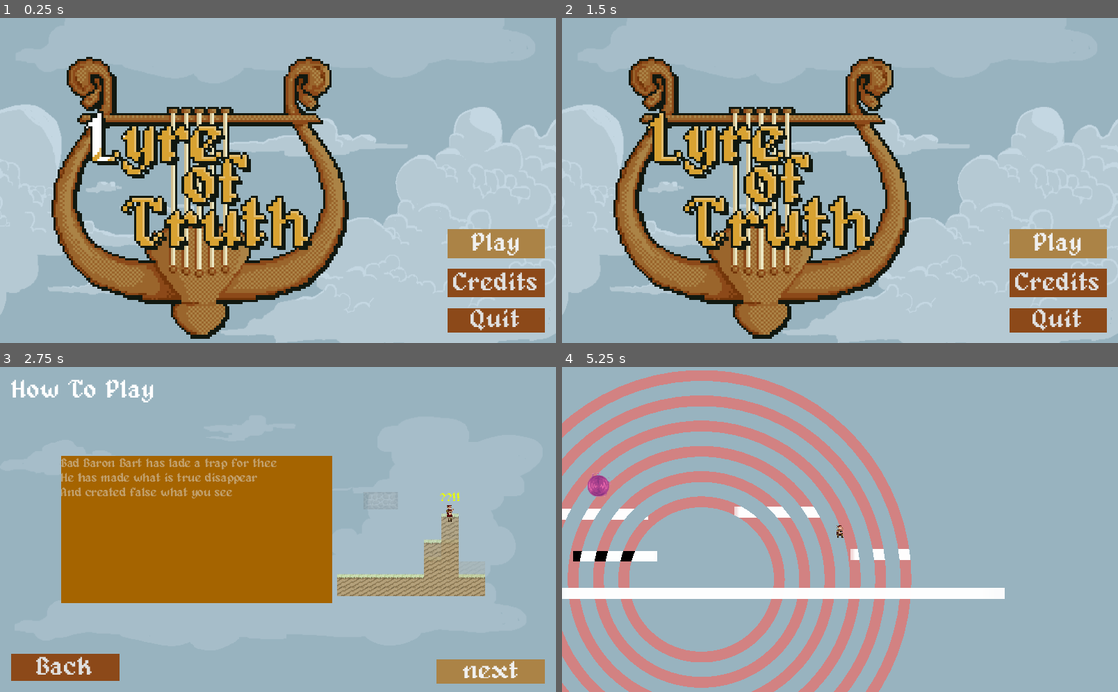
Above: before the commit, frames 1-4 (two rows, left to right).
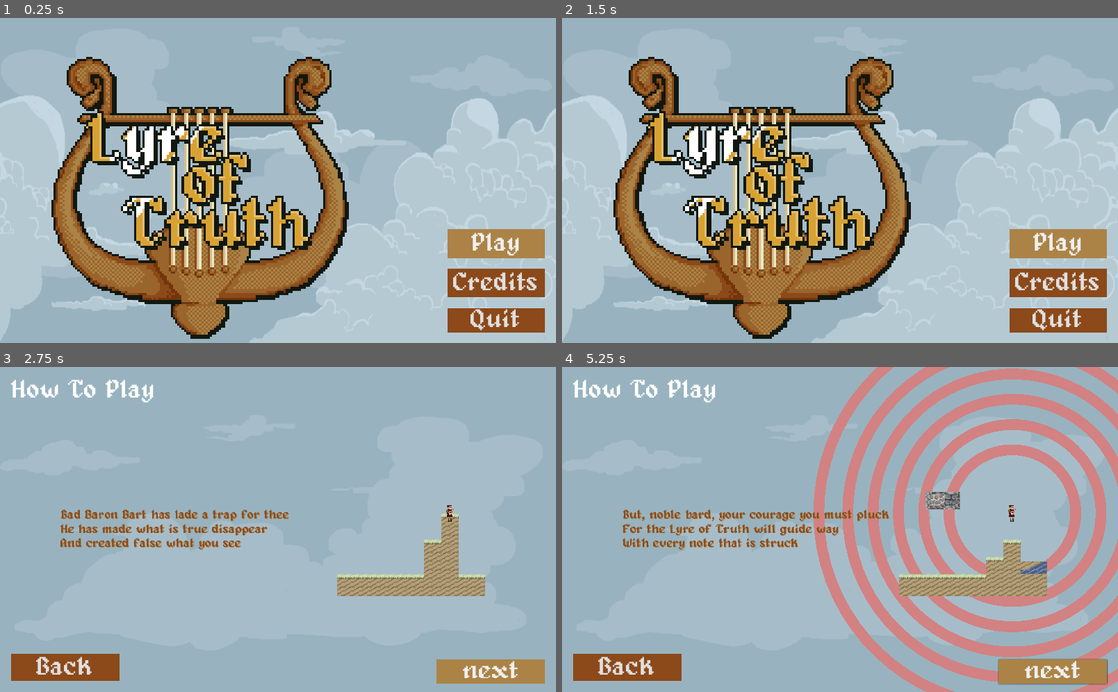
Above: after the commit, the same moments.

Repository: jhlothamer/CommunityGameJam_TheGameIsALiar
Game: Godot game, scene res://scenes/title/title.tscn
The game is run twice, just before and just after one commit, with the same random seed, the same clock (stepped at 60 frames per second) and the same inputs.
Inputs:
- Up to frame 1 (0.25 s): no input
- Up to frame 2 (1.5 s): click "Play" at 0.5 s; click "Back" at 1.25 s
- Up to frame 3 (2.75 s): click "Play" at 2 s
- Up to frame 4 (5.25 s): click "next" at 2.75 s; click "Play" (after the commit: "next") at 3.5 s; hold Right (move_right) from 4.28 s (still down); tap Space (reveal_ping) at 4.35 s; tap Up (jump) at 4.52, 4.55, 4.82, 5.1 s

The runs differ from the first frame. In frame 1, 5.1% of the frame differs, in the area x 0-100%, y 23-100%; in frame 2, 4.8%; in frame 3, 22%; in frame 4, 44%, in the area x 0-100%, y 0-100%.

Commit message:
fix title logo animation, tweak how-to-play

Diff:
--- /dev/null
+++ b/game/assets/styles/button_hover.tres
@@ -0,0 +1,4 @@
+[gd_resource type="StyleBoxFlat" format=2]
+
+[resource]
+bg_color = Color( 0.894118, 0.745098, 0.439216, 1 )
--- a/game/scenes/howToPlay/howToPlayPart1.gd
+++ b/game/scenes/howToPlay/howToPlayPart1.gd
@@ -2,34 +2,65 @@
 
 var invisible_layer
 var fake_layer
+
+
+var current_part : int = 1
 
 var is_done : bool = false
 
 var invisible_tile_material = preload("res://assets/shaders/revealMaterial.tres")
 var fake_tile_material = preload("res://assets/shaders/revealFakeMaterial.tres")
 
+var color_visible : Color = Color(1.0,1.0,1.0,1.0)
+var color_invisible : Color = Color(1.0,1.0,1.0,0.0)
+
 # Called when the node enters the scene tree for the first time.
 func _ready():
 	invisible_layer = $howToPlay1/invisible
 	fake_layer = $howToPlay1/fake
+	fake_layer.modulate = color_invisible
 
+
+func next():
+	match current_part:
+		1:
+			part1()
+		2:
+			part2()
+		3:
+			part3()
+		4:
+			part4()
+			is_done = true
+
+func _on_pingTimer_timeout():
+	$player.reveal_ping()
+
+func part1():
+	current_part += 1
 	var duration = 4.0
 	$Tween.interpolate_property(invisible_layer, "modulate", Color(1.0,1.0,1.0,1.0), Color(1.0,1.0,1.0,0.0), duration, Tween.TRANS_LINEAR, Tween.EASE_IN_OUT)
 	$Tween.interpolate_property(fake_layer, "modulate", Color(1.0,1.0,1.0,0.0), Color(1.0,1.0,1.0,1.0), duration, Tween.TRANS_LINEAR, Tween.EASE_IN_OUT)
 	$Tween.start()
-	$player.start_alarm()
+	#$player.start_alarm()
 
-func next():
+func part2() :
+	current_part += 1
 	$Tween.stop_all()
-	$instructions.text = "But fear not, noble bard, your courage you must pluck\r\nFor the Lyre of Truth will guide way\r\nWith every note that is struck"
+	$instructions.text = "But, noble bard, your courage you must pluck\r\nFor the Lyre of Truth will guide way\r\nWith every note that is struck"
+
+func part3():
+	current_part += 1
 	$pingTimer.start()
 	$player.stop_alarm()
 	invisible_layer.modulate= Color(1.0,1.0,1.0,1.0)
 	fake_layer.modulate= Color(1.0,1.0,1.0,1.0)
 	invisible_layer.material = invisible_tile_material
 	fake_layer.material = fake_tile_material
-	is_done = true
+	$player.reveal_ping()
 
-
-func _on_pingTimer_timeout():
-	$player.reveal_ping()
+func part4():
+	current_part += 1
+	$pingTimer.stop()
+	$instructions.text = "Good luck!"
+	$instructions.align = Label.ALIGN_CENTER
--- a/game/scenes/howToPlay/howToPlayPart1.tscn
+++ b/game/scenes/howToPlay/howToPlayPart1.tscn
@@ -1,35 +1,32 @@
-[gd_scene load_steps=7 format=2]
+[gd_scene load_steps=6 format=2]
 
 [ext_resource path="res://scenes/howToPlay/howToPlayPart1.gd" type="Script" id=1]
 [ext_resource path="res://assets/fonts/text_regular.tres" type="DynamicFont" id=2]
 [ext_resource path="res://assets/maps/howToPlay1.tmx" type="PackedScene" id=3]
 [ext_resource path="res://scenes/player/player.tscn" type="PackedScene" id=4]
 
-[sub_resource type="StyleBoxFlat" id=2]
+[sub_resource type="StyleBoxFlat" id=1]
 bg_color = Color( 0.596078, 0.701961, 0.74902, 0 )
-
-[sub_resource type="StyleBoxFlat" id=1]
-bg_color = Color( 0.647059, 0.392157, 0, 1 )
 
 [node name="howToPlayPart1" type="Panel"]
 margin_right = 800.0
 margin_bottom = 272.0
-custom_styles/panel = SubResource( 2 )
+custom_styles/panel = SubResource( 1 )
 script = ExtResource( 1 )
 
-[node name="instructions" type="TextEdit" parent="."]
+[node name="instructions" type="Label" parent="."]
 anchor_bottom = 1.0
 margin_right = 500.0
 rect_min_size = Vector2( 500, 100 )
 size_flags_horizontal = 3
 size_flags_vertical = 3
-custom_styles/read_only = SubResource( 1 )
 custom_fonts/font = ExtResource( 2 )
+custom_colors/font_color = Color( 0.54902, 0.286275, 0.0980392, 1 )
+custom_colors/font_color_shadow = Color( 0.670588, 0.513726, 0.27451, 1 )
 text = "Bad Baron Bart has lade a trap for thee
 He has made what is true disappear
 And created false what you see"
-readonly = true
-context_menu_enabled = false
+valign = 1
 
 [node name="howToPlay1" parent="." instance=ExtResource( 3 )]
 position = Vector2( 508.807, 2.65002 )
--- a/game/scenes/player/player.gd
+++ b/game/scenes/player/player.gd
@@ -16,6 +16,7 @@
 export var sound_wave_color : Color = Color("d28282")
 
 export var disabled : bool
+export var mute: bool
 
 var linear_velocity = Vector2()
 
@@ -50,8 +51,7 @@
 	reveal_ping.sound_wave_generate_time = sound_wave_generate_time
 	reveal_ping.sound_wave_width = sound_wave_width
 	reveal_ping.max_wave_count = max_wave_count
-	if disabled:
-		reveal_ping.mute = true
+	reveal_ping.mute = mute
 	get_parent().add_child(reveal_ping)
 	reveal_ping.global_position = global_position
 
--- a/game/scenes/title/title.tscn
+++ b/game/scenes/title/title.tscn
@@ -4,8 +4,9 @@
 [ext_resource path="res://assets/images/190824_back_ground_600x800_tile_set.png" type="Texture" id=2]
 [ext_resource path="res://assets/fonts/label_large.tres" type="DynamicFont" id=3]
 [ext_resource path="res://assets/images/lyre_logo_sprite.png" type="Texture" id=4]
-[ext_resource path="res://assets/styles/button_focus.tres" type="StyleBox" id=5]
-[ext_resource path="res://assets/styles/button_normal.tres" type="StyleBox" id=6]
+[ext_resource path="res://assets/styles/button_hover.tres" type="StyleBox" id=5]
+[ext_resource path="res://assets/styles/button_focus.tres" type="StyleBox" id=6]
+[ext_resource path="res://assets/styles/button_normal.tres" type="StyleBox" id=7]
 
 [sub_resource type="DynamicFontData" id=1]
 font_path = "res://assets/fonts/alagard_by_pix3m-d6awiwp.ttf"
@@ -16,7 +17,7 @@
 
 [sub_resource type="Animation" id=3]
 resource_name = "default"
-length = 1.7
+length = 1.9
 loop = true
 tracks/0/type = "value"
 tracks/0/path = NodePath("lyre_logo_sm:frame")
@@ -25,26 +26,10 @@
 tracks/0/imported = false
 tracks/0/enabled = true
 tracks/0/keys = {
-"times": PoolRealArray( 0, 0.0836625, 0.180471, 0.280898, 0.392283, 0.5, 0.6, 0.7, 0.875946, 1.08119, 1.281, 1.48407 ),
+"times": PoolRealArray( 0, 0.0836625, 0.180471, 0.280898, 0.392283, 0.5, 0.6, 0.7, 0.875946, 1.08119, 1.3, 1.5 ),
 "transitions": PoolRealArray( 1, 1, 1, 1, 1, 1, 1, 1, 1, 1, 1, 1 ),
 "update": 1,
 "values": [ 0, 1, 2, 3, 4, 5, 6, 7, 8, 9, 10, 11 ]
-}
-
-[sub_resource type="Animation" id=4]
-resource_name = "lyre"
-loop = true
-tracks/0/type = "value"
-tracks/0/path = NodePath("lyre_logo_sm:frame")
-tracks/0/interp = 1
-tracks/0/loop_wrap = true
-tracks/0/imported = false
-tracks/0/enabled = true
-tracks/0/keys = {
-"times": PoolRealArray( 0, 0.2, 0.3, 0.4, 0.5, 0.6, 0.8, 0.9, 1.1, 1.6 ),
-"transitions": PoolRealArray( 1, 1, 1, 1, 1, 1, 1, 1, 1, 1 ),
-"update": 1,
-"values": [ 0, 1, 3, 4, 5, 6, 7, 8, 9, 11 ]
 }
 
 [node name="title" type="Control"]
@@ -55,25 +40,21 @@
 "_edit_lock_": true
 }
 
-[node name="190824_back_ground_600x800_tile_set" type="Sprite" parent="."]
-position = Vector2( 515.873, 12.6871 )
-scale = Vector2( 1.32, 1.5 )
-texture = ExtResource( 2 )
-__meta__ = {
-"_edit_lock_": true
-}
-
 [node name="190824_back_ground_600x800_tile_set2" type="Sprite" parent="."]
-visible = false
-position = Vector2( 515.873, 559.065 )
+position = Vector2( 515.873, 386.957 )
 scale = Vector2( 1.32, 1.5 )
 texture = ExtResource( 2 )
 offset = Vector2( 0, -100 )
+flip_h = true
 region_enabled = true
-region_rect = Rect2( -3.29749, 1470.57, 806.889, 309.541 )
-__meta__ = {
-"_edit_lock_": true
-}
+region_rect = Rect2( -8.58069, 623.016, 796.714, 349.689 )
+
+[node name="190824_back_ground_600x800_tile_set" type="Sprite" parent="."]
+position = Vector2( 515.873, 421.796 )
+scale = Vector2( 1.3, 1.7 )
+texture = ExtResource( 2 )
+region_enabled = true
+region_rect = Rect2( 0, 1000, 800, 350 )
 
 [node name="BobtheBardLbl" type="Label" parent="."]
 visible = false
@@ -108,7 +89,7 @@
 scale = Vector2( 4, 4 )
 texture = ExtResource( 4 )
 hframes = 13
-frame = 4
+frame = 6
 __meta__ = {
 "_edit_lock_": true
 }
@@ -135,8 +116,9 @@
 margin_bottom = 52.0
 size_flags_horizontal = 3
 size_flags_vertical = 3
-custom_styles/focus = ExtResource( 5 )
-custom_styles/normal = ExtResource( 6 )
+custom_styles/hover = ExtResource( 5 )
+custom_styles/focus = ExtResource( 6 )
+custom_styles/normal = ExtResource( 7 )
 custom_fonts/font = ExtResource( 3 )
 text = "Play"
 clip_text = true
@@ -147,8 +129,9 @@
 margin_bottom = 124.0
 size_flags_horizontal = 3
 size_flags_vertical = 3
-custom_styles/focus = ExtResource( 5 )
-custom_styles/normal = ExtResource( 6 )
+custom_styles/hover = ExtResource( 5 )
+custom_styles/focus = ExtResource( 6 )
+custom_styles/normal = ExtResource( 7 )
 custom_fonts/font = ExtResource( 3 )
 custom_constants/hseparation = 0
 text = "Credits"
@@ -158,16 +141,16 @@
 margin_top = 144.0
 margin_right = 180.0
 margin_bottom = 189.0
-custom_styles/focus = ExtResource( 5 )
-custom_styles/normal = ExtResource( 6 )
+custom_styles/hover = ExtResource( 5 )
+custom_styles/focus = ExtResource( 6 )
+custom_styles/normal = ExtResource( 7 )
 custom_fonts/font = ExtResource( 3 )
 text = "Quit"
 clip_text = true
 
 [node name="AnimationPlayer" type="AnimationPlayer" parent="."]
-autoplay = "lyre"
+autoplay = "default"
 anims/default = SubResource( 3 )
-anims/lyre = SubResource( 4 )
 [connection signal="pressed" from="buttons/playBtn" to="." method="_on_playBtn_pressed"]
 [connection signal="pressed" from="buttons/creditsBtn" to="." method="_on_creditsBtn_pressed"]
 [connection signal="pressed" from="buttons/quitBtn" to="." method="_on_quitBtn_pressed"]
--- a/game/scenes/util/MusicController.gd
+++ b/game/scenes/util/MusicController.gd
@@ -11,7 +11,7 @@
 func play(track_url : String):
 	var track = load(track_url)
 	_player.stream = track
-	#_player.play()
+	_player.play()
 
 # Calling this function will stop the music
 func stop():
